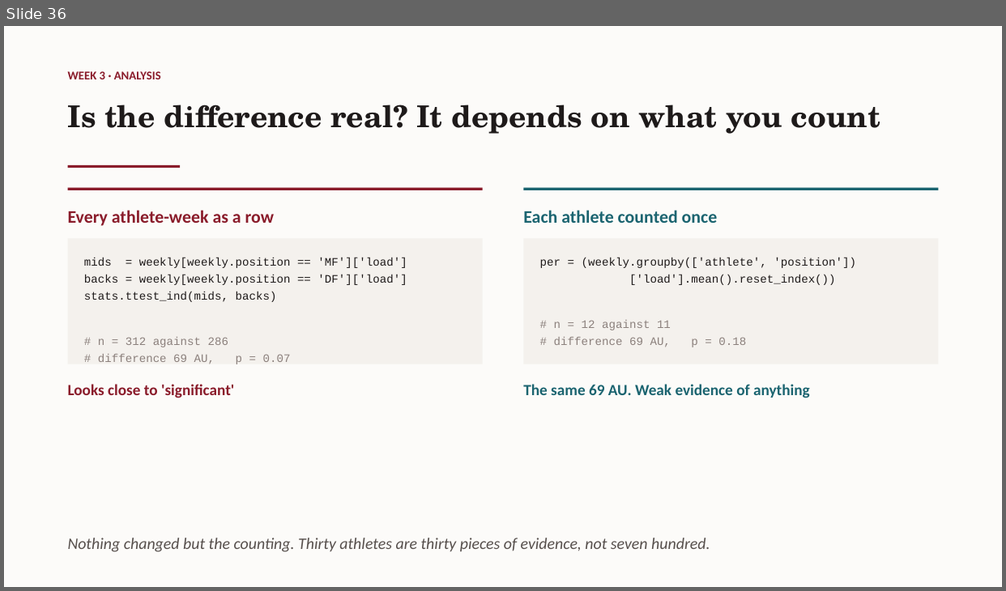
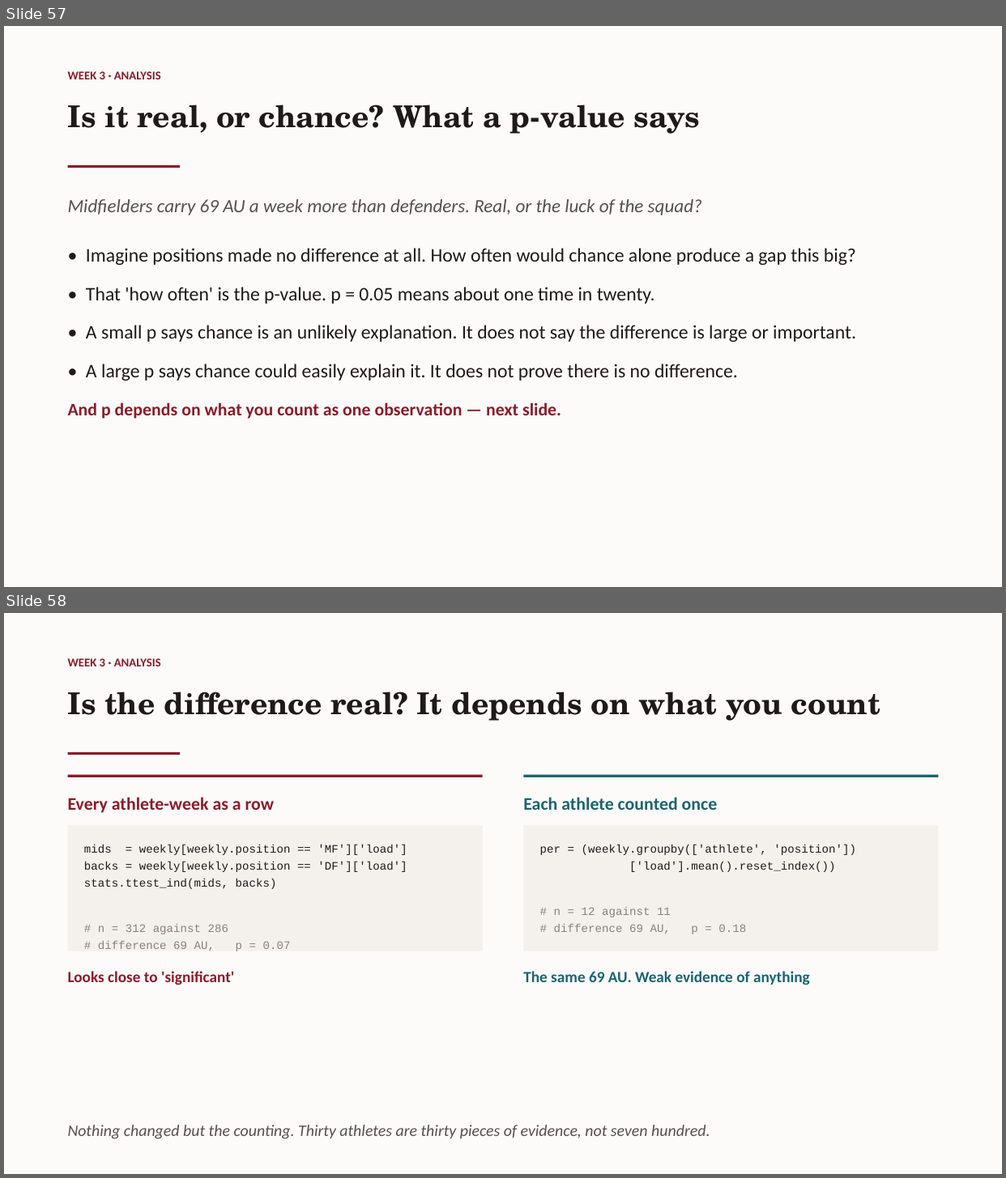
Before and after one commit to galipaydin/pes3850, a slide deck: lectures/week03/slides.pptx. Shown one above the other, each under a label of ours: slide 36 before the commit, slides 57 and 58 after it. The pictures are 1006x591 and 1006x1178 pixels, drawn with LibreOffice and Linux fonts; fonts in the diff are those of the drawing. Boxes give left, top, right and bottom in pixels: in the first picture for what was removed or moved away, otherwise in the second. Text is boxed around its words. In the diff, an @@ line names an element or a change of style, - is before the commit and + after.

Commit message:
Week 3 slides: worked examples for preprocessing, analysis and machine learning

```diff
--- a/lectures/week03/slides.pptx
+++ b/lectures/week03/slides.pptx
@@ slide 57 added at <box>4,26,1002,587</box>, background #FCFBF9 @@
@@ text added at <box>68,71,161,79</box>, 11.5 pt, text #8A1C2B, bold @@
+WEEK 3 · ANALYSIS
@@ text added at <box>68,105,700,134</box>, 29 pt, text #1E1A1A, bold @@
+Is it real, or chance? What a p-value says
@@ rectangle added at <box>68,165,180,169</box>, fill #8A1C2B @@
@@ text added at <box>68,199,702,216</box>, 18 pt, text #57504D, italic @@
+Midfielders carry 69 AU a week more than defenders. Real, or the luck of the squad?
@@ text added at <box>68,248,856,419</box>, 18.5 pt, text #1E1A1A @@
+• Imagine positions made no difference at all. How often would chance alone produce a gap this big?
+• That 'how often' is the p-value. p = 0.05 means about one time in twenty.
+• A small p says chance is an unlikely explanation. It does not say the difference is large or important.
+• A large p says chance could easily explain it. It does not prove there is no difference.
+And p depends on what you count as one observation — next slide.
@@ what was slide 36 is now slide 58 @@
```
Also in this commit, not shown: 34 other slides added, 2 other files.
